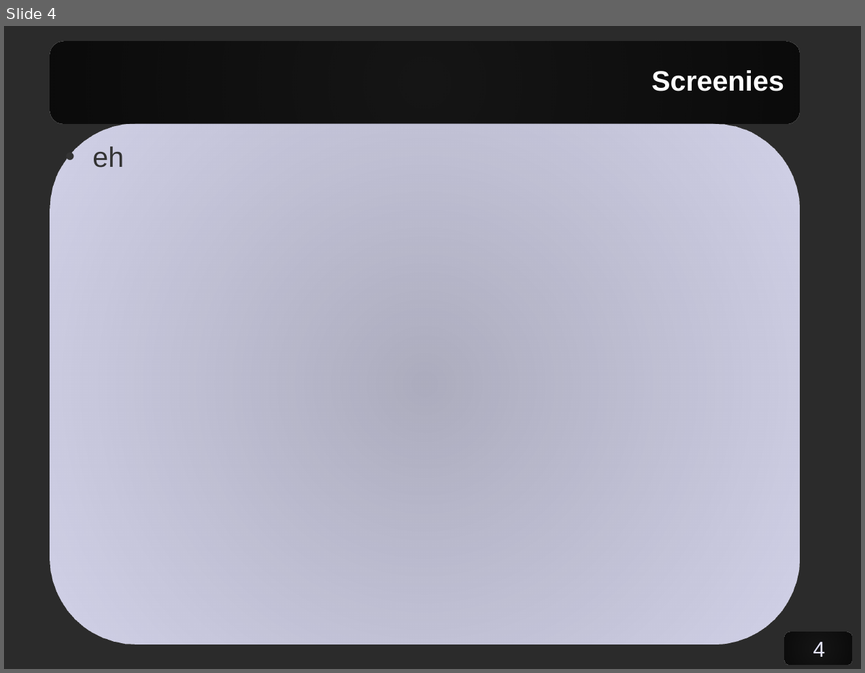
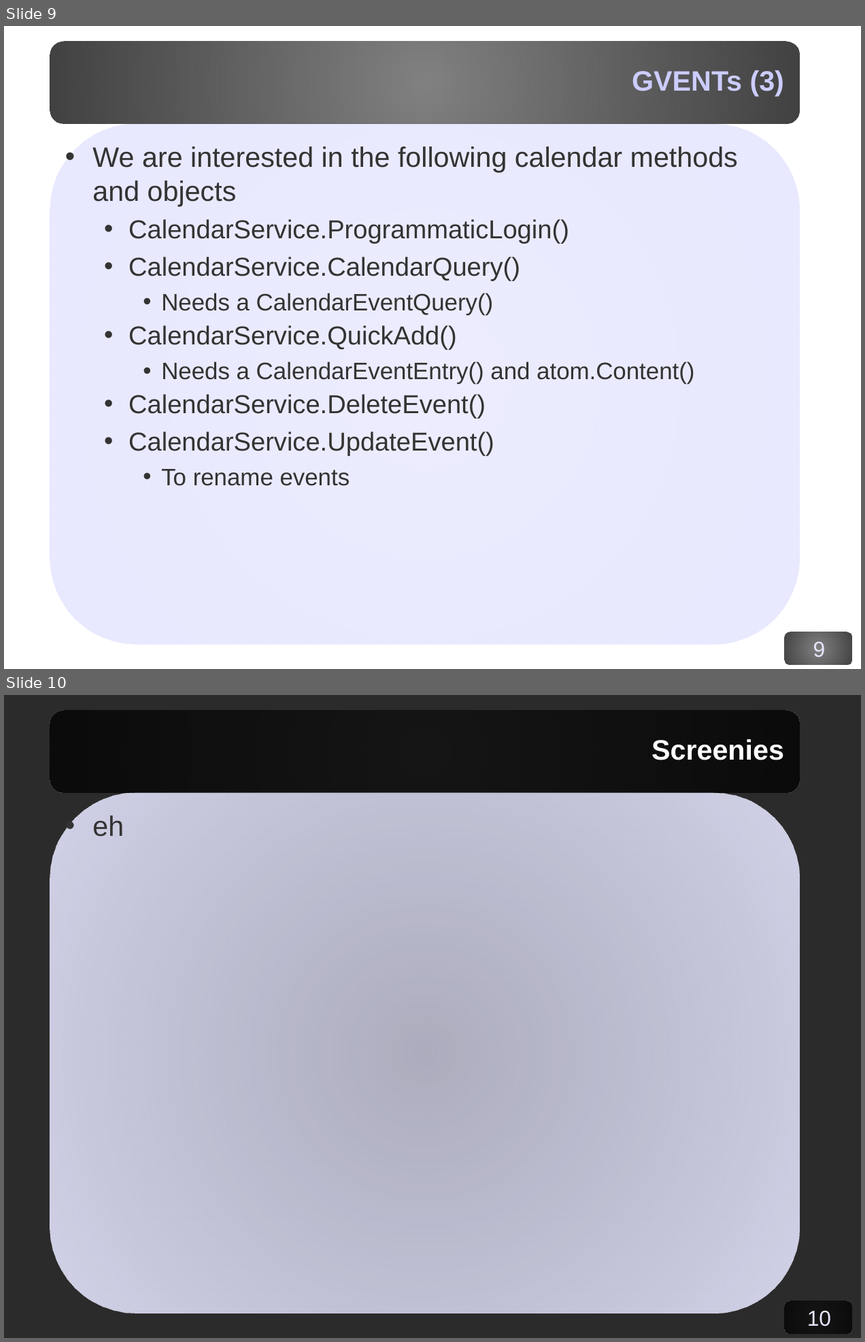
Before and after one commit to corydodt/Afloat, a slide deck: doc/afloat.odp. Shown one above the other, each under a label of ours: slide 4 before the commit, slides 9 and 10 after it. The pictures are 865x673 and 865x1342 pixels, drawn with LibreOffice and Linux fonts; fonts in the diff are those of the drawing; background and template pictures are left out; a plain dark background stands for a picture behind light text. Boxes give left, top, right and bottom in pixels: in the first picture for what was removed or moved away, otherwise in the second. Text is boxed around its words. In the diff, an @@ line names an element or a change of style, - is before the commit and + after.

```diff
--- a/doc/afloat.odp
+++ b/doc/afloat.odp
@@ slide 9 added at [4,26,861,669], background picture (left out); not listed: 4 template elements that a slide beside it also shows @@
@@ title added at [632,70,784,96], 26 pt, text #CCCCFF, bold @@
+GVENTs (3)
@@ text added at [92,146,738,486], 24 pt, text #333333 @@
+• We are interested in the following calendar methods and objects
+  • CalendarService.ProgrammaticLogin()
+  • CalendarService.CalendarQuery()
+    • Needs a CalendarEventQuery()
+  • CalendarService.QuickAdd()
+    • Needs a CalendarEventEntry() and atom.Content()
+  • CalendarService.DeleteEvent()
+  • CalendarService.UpdateEvent()
+    • To rename events
@@ what was slide 4 is now slide 10 @@
@@ page number at [807,1310,831,1326]: text changed @@
-4
+10
```
Also in this commit, not shown: 3 slides changed, 5 other slides added.
